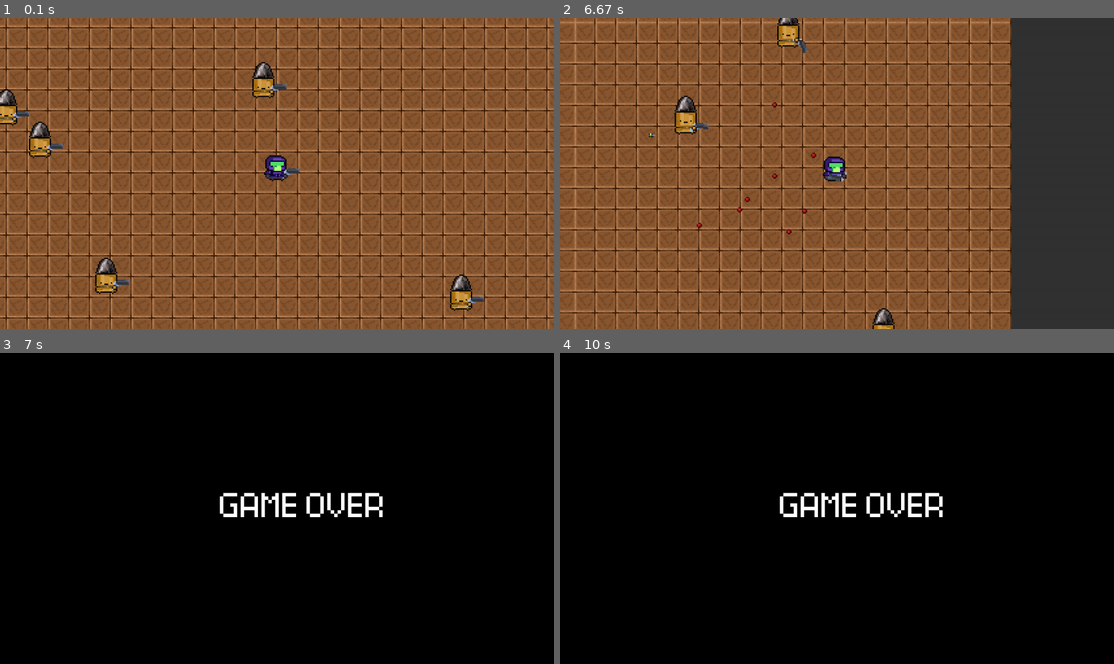
Above: before the commit, frames 1-4 (two rows, left to right).
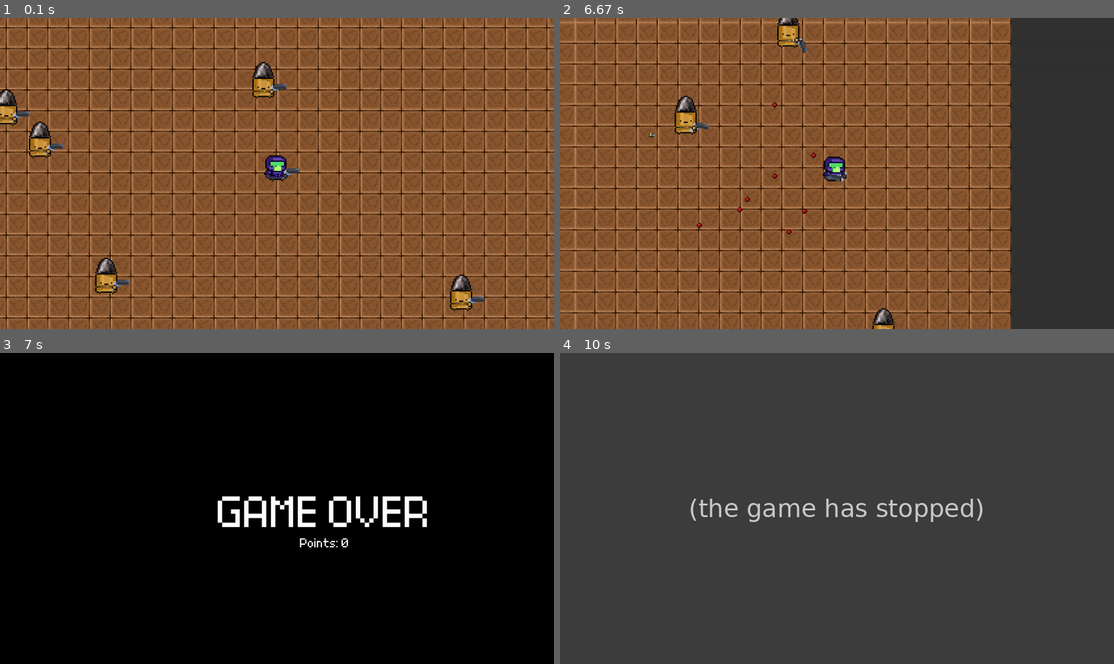
Above: after the commit, the same moments.

Repository: aninstan/pygame
Game: pygame game, started from main.py
The game is run twice, just before and just after one commit, with the same random seed, the same clock (stepped at 60 frames per second) and the same inputs.
Inputs (mouse positions are in pixels of both pictures, inside the frame that each line leads up to):
- Up to frame 1 (0.1 s): no input
- Up to frame 2 (6.67 s): hold D 0.33-0.8 s; move the mouse to (814, 185) at 0.37 s; click (837, 195) at 0.88 s; hold W 1.17-1.47 s; click (704, 176) at 1.25 s; hold D 1.5-1.97 s; click (665, 126) at 1.58 s; hold A 2-2.53 s; click (920, 64) at 2.08 s; hold S 2.57-2.87 s; click (903, 201) at 2.65 s; hold A 2.9-3.3 s; click (848, 67) at 2.98 s; hold W 3.33-3.7 s; click (637, 164) at 3.42 s; hold D 3.73-4.37 s; click (842, 204) at 3.82 s; hold S 4.4-4.77 s; click (820, 120) at 4.48 s; hold A 4.8-5.27 s; click (981, 223) at 4.88 s; hold D 5.3-5.77 s; click (748, 70) at 5.38 s; hold W 5.8-6.1 s; click (981, 145) at 5.88 s; hold D 6.13-6.6 s; click (626, 105) at 6.22 s
- Up to frame 3 (7 s): no input
- Up to frame 4 (10 s): no input

Frames 1-2 are identical in both runs. In frame 3, 2.4% of the frame differs, in the area x 39-78%, y 44-63%; in frame 4, 100%, in the area x 0-100%, y 0-100%.
After the commit the program exited at 9.7 s; later frames show no game.

Commit message:
flimrende lys versjonen

Diff:
--- a/world.py
+++ b/world.py
@@ -140,18 +140,30 @@
         text_rect.midtop = (x, y)
         self.screen.blit(text_surface, text_rect)
 
-    def game_over_screen(self):
+    def game_over_screen(self): #Denne crasher hjelp :(
         self.screen_rect = self.screen.get_rect()
         self.screen.blit(self.screen, self.screen_rect)
         self.screen.fill(BLACK)
-        self.draw_text("GAME OVER", 64, 700, 300)
+        self.draw_text("GAME OVER", 82, 750, 300)
+        self.draw_text(("Points: " + str(self.player_score)), 24, 750, 420)
         pygame.display.flip()
-
-    def show_score(self):
-        self.screen.blit(self.draw_text(str(self.player_score), 32, self.width / 2, 10))
-
-    def show_health(self):
-        self.screen.blit(self.draw_text(str(self.player_health), 32, self.width / 2, 10))
+        pygame.time.delay(3000)
+        sys.exit()
+
+    def show_score(self): #stygt men funker
+        self.canvas_rect = self.canvas.get_rect()
+        self.canvas.blit(self.canvas, self.canvas_rect)
+        self.draw_text(("Points: " + str(self.player_score)), 15, 60, 20)
+        pygame.display.flip()
+
+
+
+    def show_health(self):#stygt men funker
+        self.canvas_rect = self.canvas.get_rect()
+        self.canvas.blit(self.canvas, self.canvas_rect)
+        self.draw_text(("HP: " + (str(self.player.health))), 15, 60, 40)
+        pygame.display.flip()
+
 
     def update(self, time, dt):
         # Change animation frame of player based on total elapsed time
@@ -258,7 +270,8 @@
 
         self.player.draw(self.canvas, self.offset)
         self.player.weapon.draw_bullets(self.canvas, self.offset)
-        #self.show_score()
+        self.show_score()
+        self.show_health()
 
         mouse_pos = pygame.mouse.get_pos()
         mouse_pos = Vec2(mouse_pos[0]*self.canvas.get_rect().width/self.screen.get_rect().width, mouse_pos[1]*self.canvas.get_rect().height/self.screen.get_rect().height)
